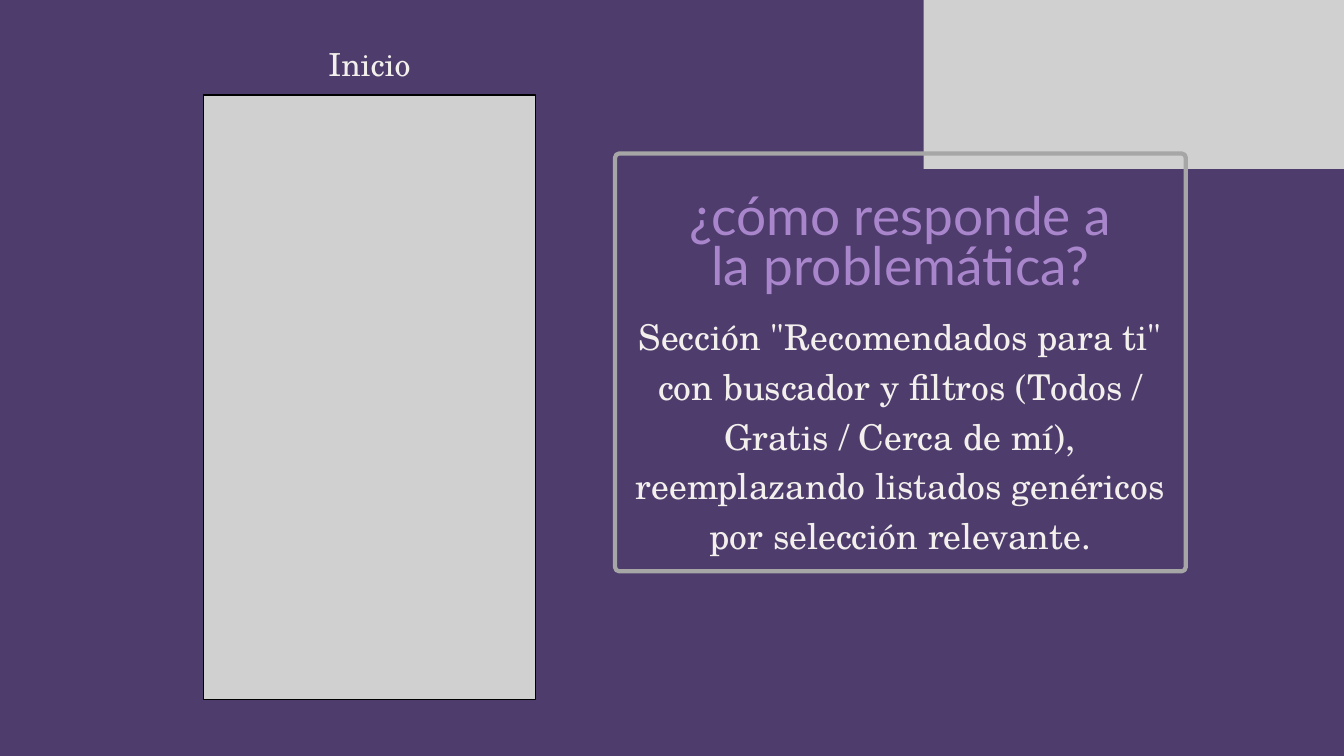
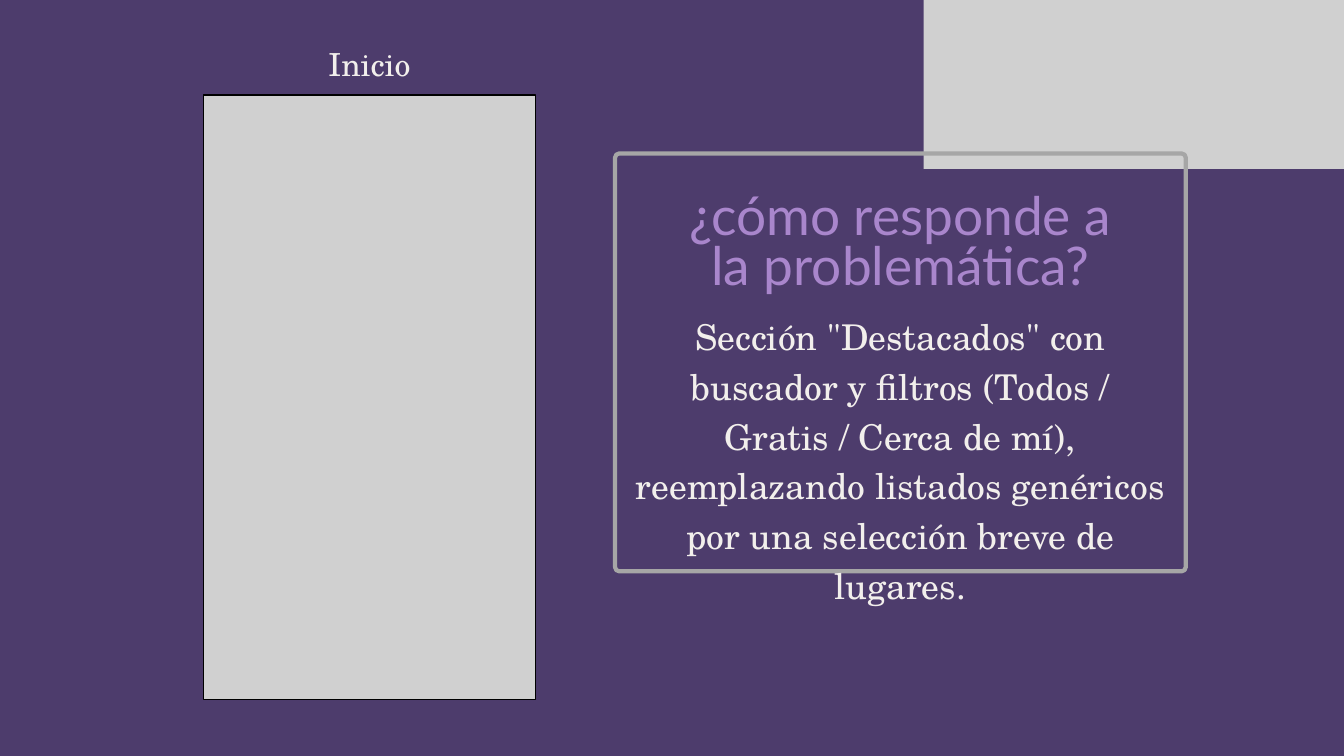
Before and after one commit to nicolenavarrorojas/CultureGo, a slide deck: slide 12 of FASE 2/EVIDENCIAS PROYECTO/Presentación Proyecto.pptx. Drawn at 1344x756 pixels with LibreOffice and Linux fonts; fonts in the diff are those of the drawing; grey boxes stand for pictures. Boxes give left, top, right and bottom in pixels: in the first picture for what was removed or moved away, otherwise in the second. Text is boxed around its words. In the diff, an @@ line names an element or a change of style, - is before the commit and + after.

```diff
--- a/FASE 2/EVIDENCIAS PROYECTO/Presentación Proyecto.pptx
+++ b/FASE 2/EVIDENCIAS PROYECTO/Presentación Proyecto.pptx
@@ text at box(636, 324, 1165, 556): text changed @@
-Sección "Recomendados para ti" con buscador y filtros (Todos / Gratis / Cerca de mí), reemplazando listados genéricos por selección relevante.
+Sección "Destacados" con buscador y filtros (Todos / Gratis / Cerca de mí), reemplazando listados genéricos por una selección breve de lugares.
```
Also in this commit, not shown: 3 other slides changed, 18 other files.
